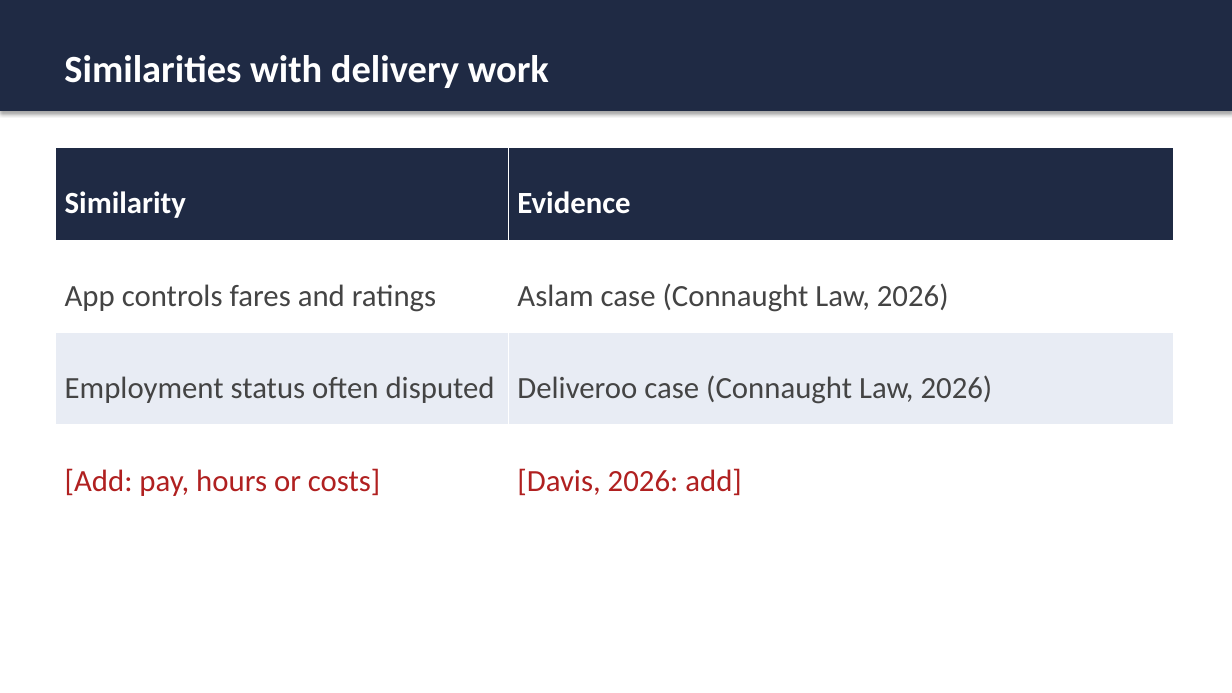
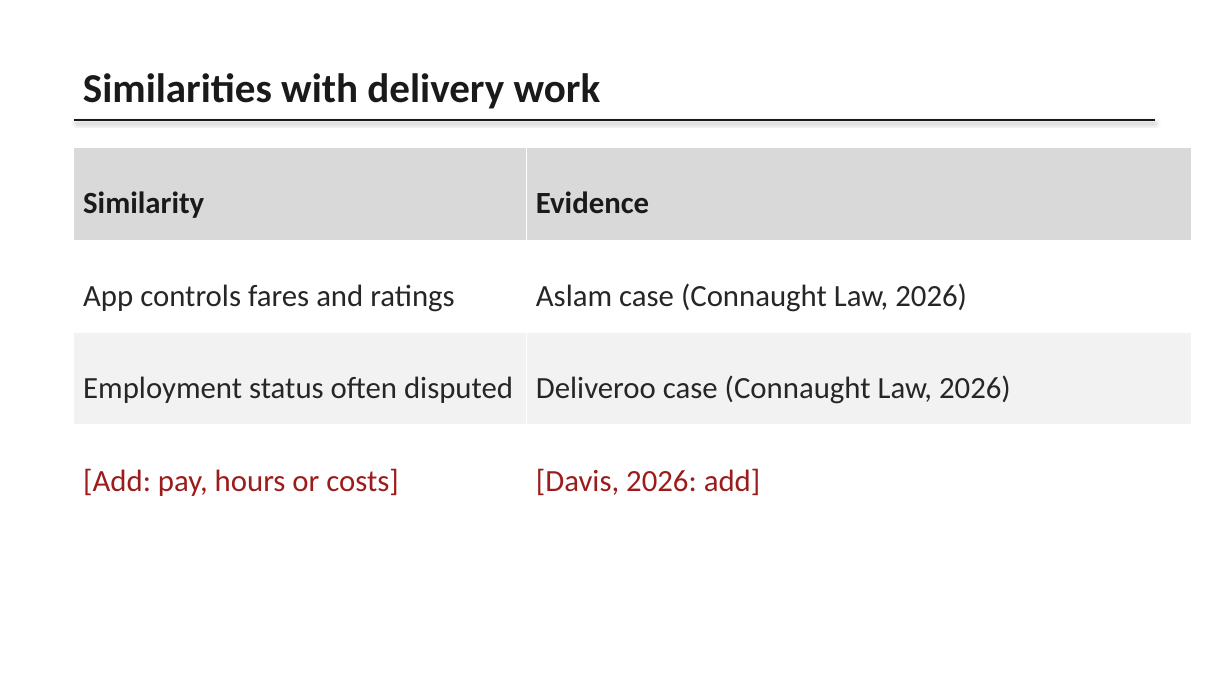
Before and after one commit to karanrg22-svg/skill, a slide deck: slide 4 of Ride-Hailing_Presentation.pptx. Drawn at 1232x693 pixels with LibreOffice and Linux fonts; fonts in the diff are those of the drawing. Boxes give left, top, right and bottom in pixels: in the first picture for what was removed or moved away, otherwise in the second. Text is boxed around its words. In the diff, an @@ line names an element or a change of style, - is before the commit and + after.

```diff
--- a/Ride-Hailing_Presentation.pptx
+++ b/Ride-Hailing_Presentation.pptx
@@ rectangle removed at (0, 0, 1232, 111) @@
@@ text "Similarities with delivery work": place and size @@
-text "Similarities with delivery work" at (64, 55, 549, 88)
+text "Similarities with delivery work" at (83, 73, 601, 109)
@@ text "Similarities with delivery work" at (83, 73, 601, 109): size 30 to 32 pt, text colour #FFFFFF to #1A1A1A @@
@@ table at (74, 148, 1192, 518) @@
@@ fill #1F2A44 to #D9D9D9 in row 1 @@
@@ fill #E8ECF4 to #F2F2F2 in row 3 @@
@@ text colour #FFFFFF to #1A1A1A in "Similarity", "Evidence" @@
@@ text colour #444444 to #262626 in "App controls fares and ratings", "Aslam case (Connaught Law, 2026)", "Employment status often disputed", "Deliveroo case (Connaught Law, 2026)" @@
@@ text colour #B02020 to #9C1C1C in "[Add: pay, hours or costs]", "[Davis, 2026: add]" @@
@@ table: place and size @@
-table at (55, 148, 1174, 518)
+table at (74, 148, 1192, 518)
@@ line added from (74, 120) to (1155, 120), #1A1A1A 1.5 pt @@
```
Also in this commit, not shown: 8 other slides changed.
